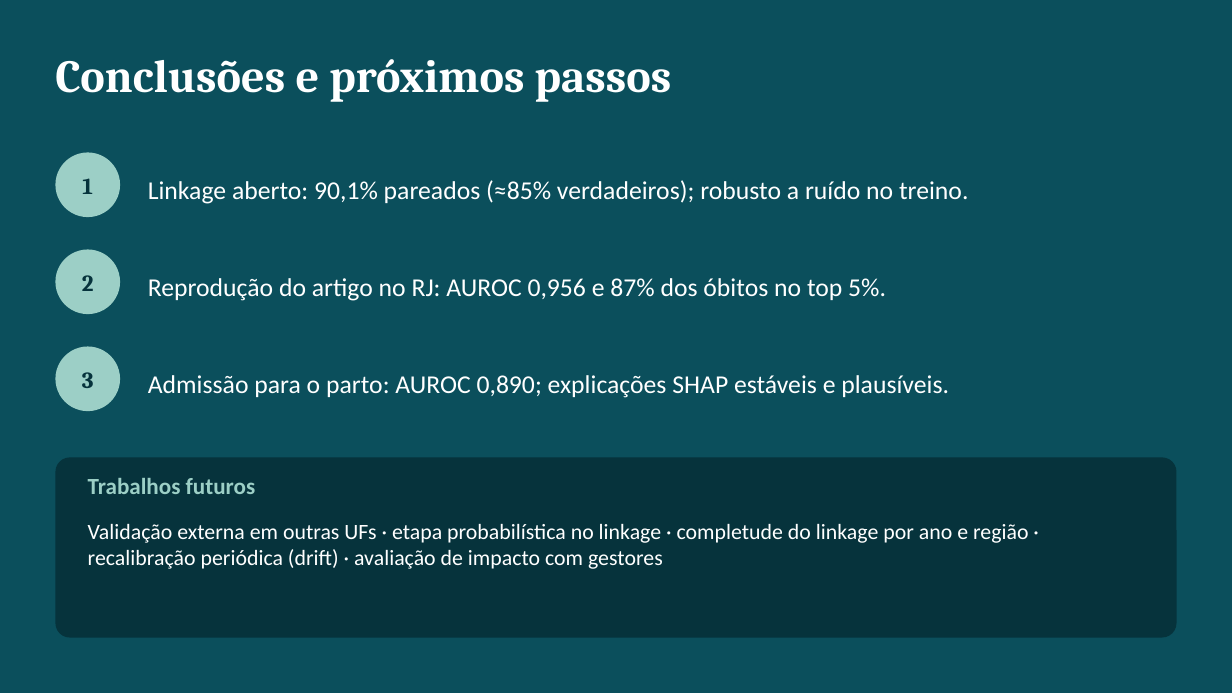
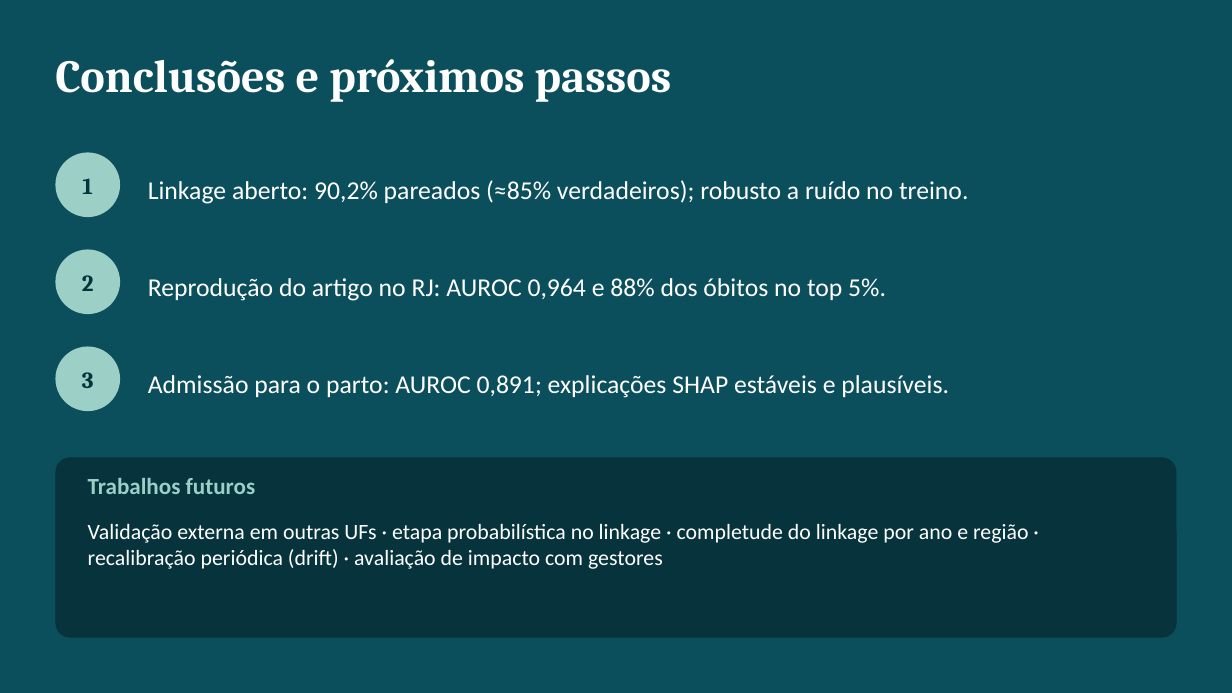
Before and after one commit to CledsonSilvaAraujo/mortalidade-neonatal-rj, a slide deck: slide 16 of slides/apresentacao.pptx. Drawn at 1232x693 pixels with LibreOffice and Linux fonts; fonts in the diff are those of the drawing. Boxes give left, top, right and bottom in pixels: in the first picture for what was removed or moved away, otherwise in the second. Text is boxed around its words. In the diff, an @@ line names an element or a change of style, - is before the commit and + after.

```diff
--- a/slides/apresentacao.pptx
+++ b/slides/apresentacao.pptx
@@ text at bbox=[148, 180, 968, 204]: text changed @@
-Linkage aberto: 90,1% pareados (≈85% verdadeiros); robusto a ruído no treino.
+Linkage aberto: 90,2% pareados (≈85% verdadeiros); robusto a ruído no treino.
@@ text at bbox=[148, 278, 886, 301]: text changed @@
-Reprodução do artigo no RJ: AUROC 0,956 e 87% dos óbitos no top 5%.
+Reprodução do artigo no RJ: AUROC 0,964 e 88% dos óbitos no top 5%.
@@ text at bbox=[148, 375, 949, 398]: text changed @@
-Admissão para o parto: AUROC 0,890; explicações SHAP estáveis e plausíveis.
+Admissão para o parto: AUROC 0,891; explicações SHAP estáveis e plausíveis.
```
Also in this commit, not shown: 13 other slides changed, 49 other files.
